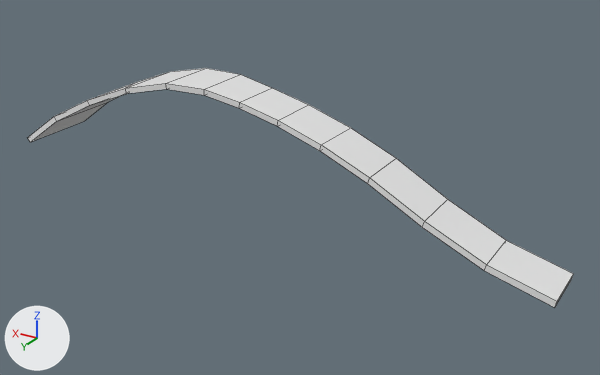
Two versions of the FBX model Assets/Art/Models/curve_single_011.fbx, one commit apart.
Both versions are drawn from a 50 mm camera at (-7.66, 13.87, 8.18) aimed at (2.14, -2.47, 0.02). Lighting does not change. The marker at lower left points along +X, +Y and +Z. Mesh edges are drawn as thin lines. Vertices at the same position are counted once.

Names of what the first picture shows: 'BezierCurve.008'.
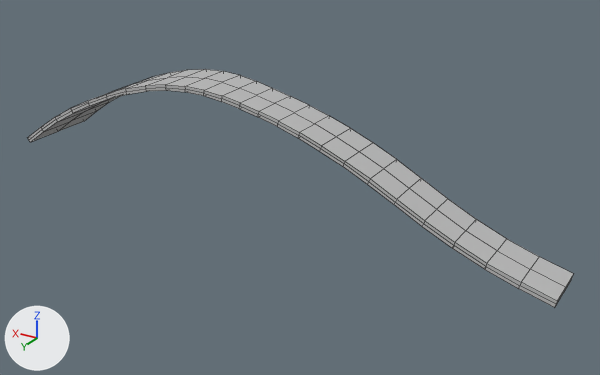
Commit message: smoothed curves for better movement

Patch to the scene script:
```diff
--- a/Assets/Art/Models/curve_single_011.fbx.py
+++ b/Assets/Art/Models/curve_single_011.fbx.py
@@ mat_lambert1 @@
+mat_lambert1 = principled_material('lambert1')
+mat_lambert1.base_color = (0.5, 0.5, 0.5)  # grey #bcbcbc
@@ me_beziercurve_007 @@
 # used by ob_beziercurve_008; location = (0.0, 0.0, 0.0); rotation_euler = (-1.641, 0.0, 0.0), in degrees (-94, 0, 0); scale = (-5.21, -5.21, -5.21)
-me_beziercurve_007.from_pydata(...)  # 52 vertices, 50 faces; spans x -2.03..0.92, y -0.08..0.37, z 0.11..0.86
+me_beziercurve_007.from_pydata(...)  # 202 vertices, 200 faces; spans x -2.03..0.92, y -0.08..0.36, z 0.11..0.85
+# me_beziercurve_007 part 1: 1 vertex moved from x -0.74, y 0.33, z 0.77 to x -0.73, y 0.31, z 0.76; 18 vertices removed from x -1.88..0.62, y -0.03..0.37, z 0.21..0.86; 168 vertices added at x -2.03..0.91, y -0.07..0.36, z 0.11..0.85
+me_beziercurve_007.materials.append(mat_lambert1)  # grey #bcbcbc
```

Where the change shows, as pixel boxes (x1, y1, x2, y2) in the pictures (600 x 375 px):
'BezierCurve.008', reshaped
    before: (28, 68, 573, 307)
    after: (28, 69, 573, 307)
part 1 of me_beziercurve_007, built on
    before: (28, 68, 573, 301)
    after: (28, 69, 573, 307)
